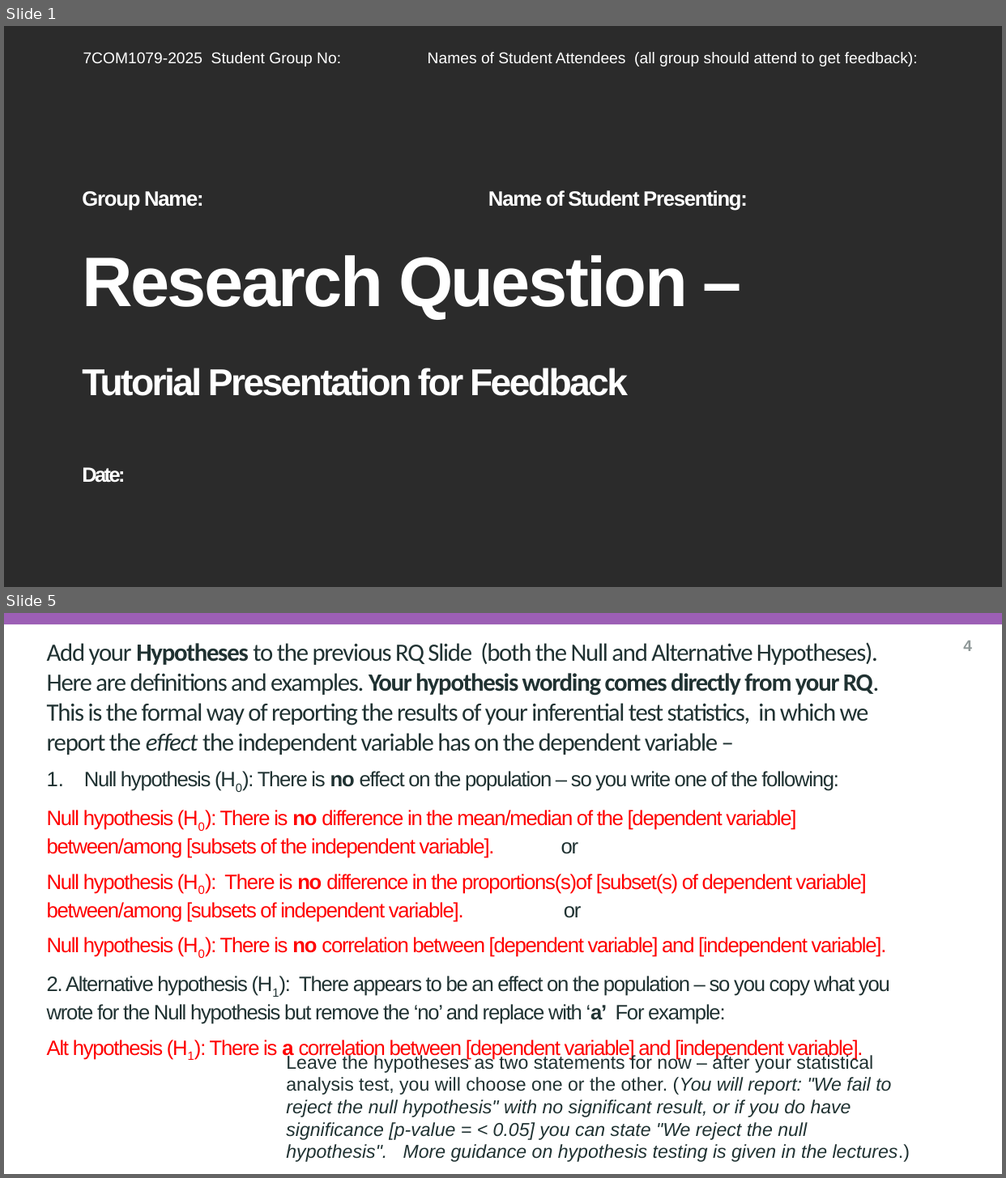
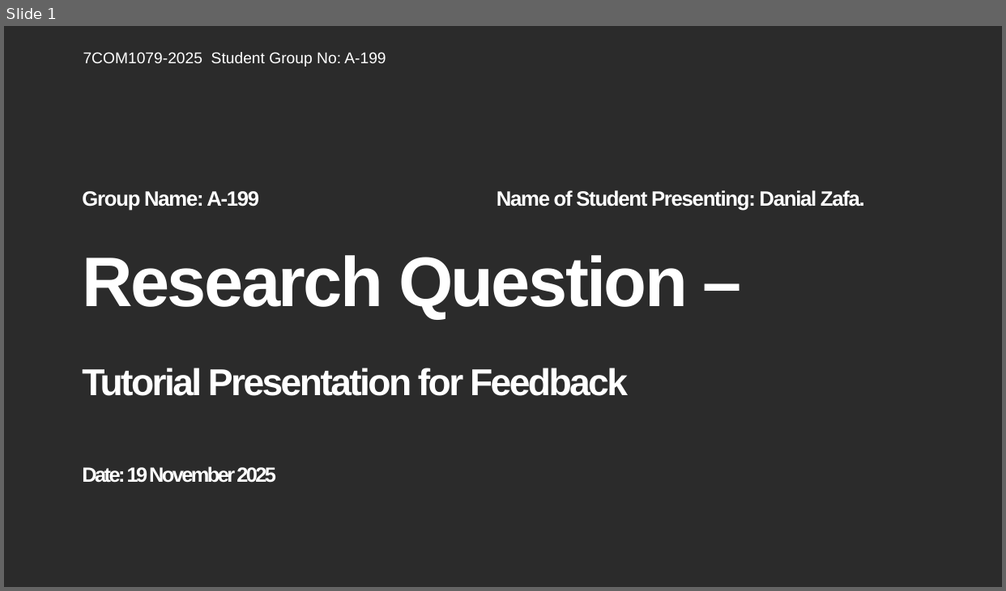
Before and after one commit to oc24aan/group-assignment-7COM1079, a slide deck: reseach_question_presentation_template.pptx. Shown one above the other, each under a label of ours: slides 1 and 5 before the commit, slide 1 after it; the slides between them are not shown. The pictures are 1006x1178 and 1006x591 pixels, drawn with LibreOffice and Linux fonts; fonts in the diff are those of the drawing; background and template pictures are left out; a plain dark background stands for a picture behind light text. Boxes give left, top, right and bottom in pixels: in the first picture for what was removed or moved away, otherwise in the second. Text is boxed around its words. In the diff, an @@ line names an element or a change of style, - is before the commit and + after.

Commit message:
Research Question selected and Presentation created.

```diff
--- a/reseach_question_presentation_template.pptx
+++ b/reseach_question_presentation_template.pptx
@@ slide 5 removed at box(4, 613, 1002, 1174), background #FFFFFF @@
@@ rectangle removed at box(4, 613, 1002, 624) @@
@@ subtitle removed at box(47, 642, 890, 1060) @@
-Add your Hypotheses to the previous RQ Slide (both the Null and Alternative Hypotheses). Here are definitions and examples. Your hypothesis wording comes directly from your RQ. This is the formal way of reporting the results of your inferential test statistics, in which we report the effect the independent variable has on the dependent variable –
-1. Null hypothesis (H0): There is no effect on the population – so you write one of the following:
-Null hypothesis (H0): There is no difference in the mean/median of the [dependent variable] between/among [subsets of the independent variable]. or
-Null hypothesis (H0): There is no difference in the proportions(s)of [subset(s) of dependent variable] between/among [subsets of independent variable]. or
-Null hypothesis (H0): There is no correlation between [dependent variable] and [independent variable].
-2. Alternative hypothesis (H1): There appears to be an effect on the population – so you copy what you wrote for the Null hypothesis but remove the ‘no’ and replace with ‘a’ For example:
-Alt hypothesis (H1): There is a correlation between [dependent variable] and [independent variable].
@@ text removed at box(963, 641, 972, 651) @@
-4
@@ text removed at box(286, 1054, 910, 1162) @@
-Leave the hypotheses as two statements for now – after your statistical analysis test, you will choose one or the other. (You will report: "We fail to reject the null hypothesis" with no significant result, or if you do have significance [p-value = < 0.05] you can state "We reject the null hypothesis". More guidance on hypothesis testing is given in the lectures.)
@@ slide 1 changed as well @@
@@ text at box(83, 52, 386, 66): text changed @@
-7COM1079-2025 Student Group No: Names of Student Attendees (all group should attend to get feedback):
+7COM1079-2025 Student Group No: A-199
@@ subtitle at box(82, 190, 865, 211): text changed @@
-Group Name: Name of Student Presenting:
+Group Name: A-199 Name of Student Presenting: Danial Zafa.
@@ title at box(82, 255, 688, 483): text changed @@
-Research Question –
-Tutorial Presentation for Feedback
-Date:
+Research Question –
+Tutorial Presentation for Feedback
+Date: 19 November 2025
```
Also in this commit, not shown: 3 other slides changed, 1 other file.
